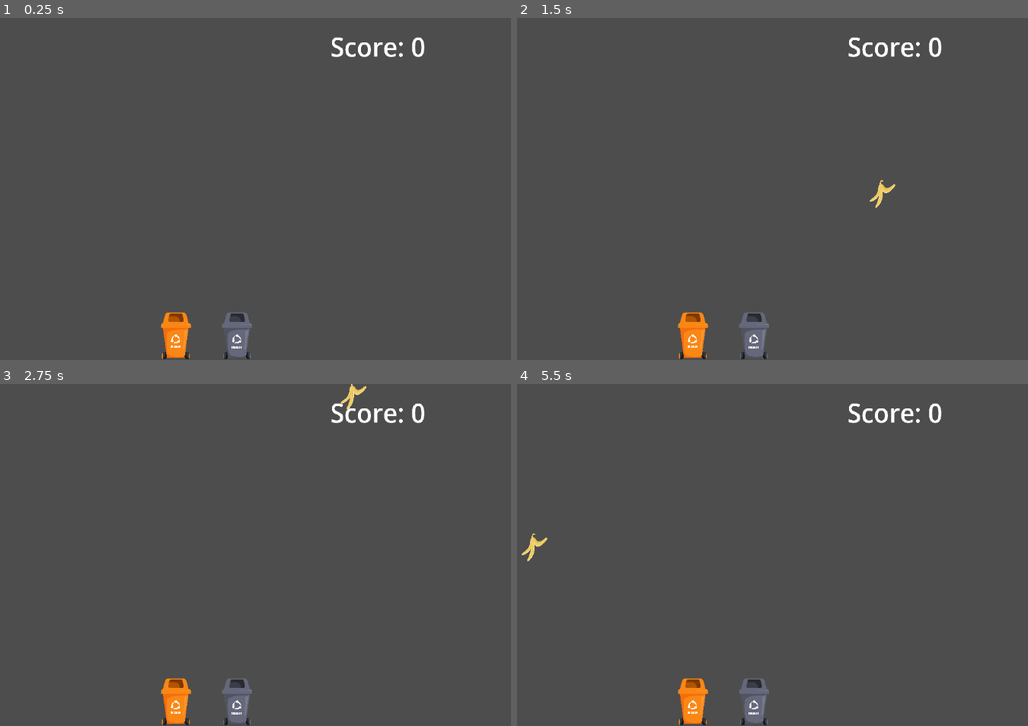
Above: before the commit, frames 1-4 (two rows, left to right).
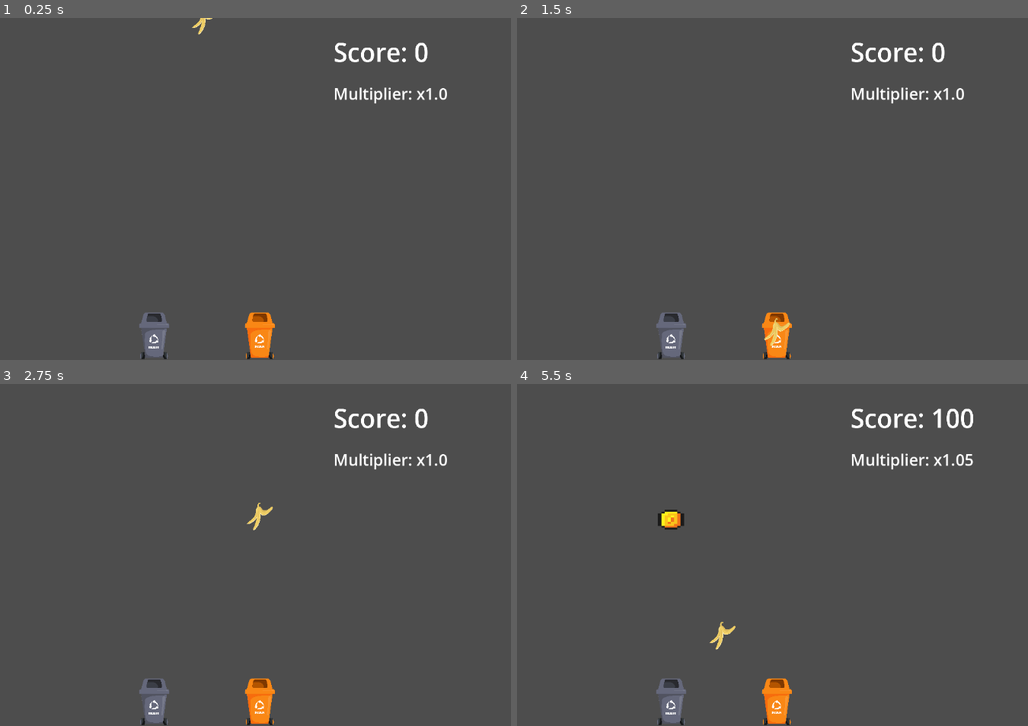
Above: after the commit, the same moments.

Repository: PraiseTheDarkFlo/bin-it
Game: Godot game, scene res://scenes/game.tscn
The game is run twice, just before and just after one commit, with the same random seed, the same clock (stepped at 60 frames per second) and the same inputs.
Inputs:
- Up to frame 1 (0.25 s): no input
- Up to frame 2 (1.5 s): hold Right (right) 0.53-1.28 s; hold Space (down) from 1.28 s (still down)
- Up to frame 3 (2.75 s): release Space (down) at 2.03 s; hold Right (right) from 2.03 s (still down)
- Up to frame 4 (5.5 s): release Right (right) at 3.53 s; hold A (left) 3.53-5.03 s; hold Space (down) from 5.03 s (still down)

The runs differ from the first frame. In frame 1, 3.2% of the frame differs, in the area x 27-88%, y 0-100%; in frame 2, 3.3%; in frame 3, 3.4%; in frame 4, 3.8%, in the area x 0-90%, y 5-100%.

Commit message:
Prototyp V2

Diff:
--- a/scenes/game.tscn
+++ b/scenes/game.tscn
@@ -4,6 +4,7 @@
 [ext_resource type="PackedScene" uid="uid://cv7aen0gn0cpx" path="res://scenes/level.tscn" id="1_yqjtg"]
 
 [node name="Game" type="Node2D"]
+position = Vector2(1, -1)
 
 [node name="Level" parent="." instance=ExtResource("1_yqjtg")]
 
--- a/scenes/garbage_can.tscn
+++ b/scenes/garbage_can.tscn
@@ -35,6 +35,7 @@
 size = Vector2(110.101, 144.696)
 
 [node name="GarbageCan" type="Area2D"]
+collision_layer = 5
 collision_mask = 2
 script = ExtResource("1_xc0qr")
 
--- a/scenes/level.tscn
+++ b/scenes/level.tscn
@@ -12,6 +12,9 @@
 
 [sub_resource type="LabelSettings" id="LabelSettings_mx8sn"]
 font_size = 91
+
+[sub_resource type="LabelSettings" id="LabelSettings_2r41h"]
+font_size = 30
 
 [sub_resource type="WorldBoundaryShape2D" id="WorldBoundaryShape2D_mx8sn"]
 distance = -146.0
@@ -30,15 +33,23 @@
 script = ExtResource("2_w8frs")
 
 [node name="LabelScore" type="Label" parent="LevelState"]
-offset_left = 234.0
-offset_top = -305.0
-offset_right = 825.0
-offset_bottom = -180.0
+offset_left = 240.0
+offset_top = -295.0
+offset_right = 831.0
+offset_bottom = -170.0
 scale = Vector2(0.52479, 0.55547)
 text = "Score: 0"
 label_settings = SubResource("LabelSettings_mx8sn")
 text_overrun_behavior = 1
 script = ExtResource("4_ppgk2")
+
+[node name="LabelMultiplier" type="Label" parent="LevelState"]
+offset_left = 240.0
+offset_top = -202.0
+offset_right = 862.0
+offset_bottom = -92.0
+text = "Multiplier: x1.00"
+label_settings = SubResource("LabelSettings_2r41h")
 
 [node name="PlasticCan" parent="LevelState" instance=ExtResource("4_mx8sn")]
 position = Vector2(-59, 279)
@@ -63,7 +74,7 @@
 script = ExtResource("6_klq6b")
 
 [node name="Timer" type="Timer" parent="LevelState/PowerUps"]
-wait_time = 10.0
+wait_time = 5.0
 autostart = true
 
 [connection signal="timeout" from="LevelState/Timer" to="LevelState" method="_on_timer_timeout"]
--- a/scenes/player.tscn
+++ b/scenes/player.tscn
@@ -7,15 +7,30 @@
 script/source = "extends CharacterBody2D
 
 
-const SPEED: float  = 200.0
+#const SPEED: float  = 200.0
 
 @onready var animated_sprite: AnimatedSprite2D = $AnimatedSprite2D
 
 @onready var level_state: Node = %LevelState
 
+@onready var ray_cast_down: RayCast2D = $RayCastDown
+
 var garbage_type
 
 var garbage
+
+#Valid x-coordinates that the player can moce to. Initial value is only for testing (level manager overwrites this)
+var xPositions = [-50,0,50]
+
+#These Vairables encode whether the player is currently moving and where he is trying to move to. (seperated by axis)
+var movingSide = false
+var movingDown = false
+var sideTarget = 0
+var downTarget = 0
+
+#movement speed for the 2 axis (moveSpeedDown does not include gravity)
+var moveSpeedSide = 2000
+var moveSpeedDown = 3000
 
 func _ready():
 	#The diffrent kindes of items which the player can be.
@@ -30,22 +45,25 @@
 
 
 func _physics_process(delta: float) -> void:
-	velocity += get_gravity() * delta * level_state.fall_speed
+	if !movingDown: #fast drop pauses gravity
+		global_position.y += delta * level_state.fall_speed
 
-	# Get the input direction and handle the movement/deceleration.
-	# As good practice, you should replace UI actions with custom gameplay actions.
+	if Input.is_action_just_pressed(\"right\"):
+		if !movingDown:
+			findClosestRight()
+			movingSide=true
+
+	if Input.is_action_just_pressed(\"left\"):
+		if !movingDown:
+			findClosestLeft()
+			movingSide=true
+
 	if Input.is_action_just_pressed(\"down\"):
-		velocity.y *=2
-	elif Input.is_action_just_released(\"down\"):
-		velocity.y /=2
+		if !movingSide:
+			findClosestDown()
+			movingDown=true
 
-	var direction := Input.get_axis(\"left\", \"right\")
-	if direction:
-		velocity.x = direction * (SPEED + 200)
-	else:
-		velocity.x = move_toward(velocity.x, 0, SPEED)
-
-	move_and_slide()
+	go_there(delta)
 
 #handels the selecting of new items randomly.
 func new_item():
@@ -64,6 +82,49 @@
 	new_item()
 	global_position = level_state.reset_pos
 	velocity.y = 0
+
+#finds the closest valid (x-)position to the right of the current position
+func findClosestRight():
+	sideTarget=global_position.x
+	for x in xPositions:
+		if x>global_position.x:
+			if sideTarget==global_position.x:
+				sideTarget=x
+			elif x<sideTarget:
+				sideTarget=x
+
+
+#finds the closest valid (x-)position to the left of the current position
+func findClosestLeft():
+	sideTarget=global_position.x
+	for x in xPositions:
+		if x<global_position.x:
+			if sideTarget==global_position.x:
+				sideTarget=x
+			elif x>sideTarget:
+				sideTarget=x
+
+#casts a ray down to find nearest bin/power-up
+func findClosestDown():
+	downTarget=global_position.y
+	if ray_cast_down.is_colliding():
+		downTarget=ray_cast_down.get_collision_point().y
+	print(downTarget)
+	print(ray_cast_down.get_collider())
+
+#moves player to target position (linear interpolation)
+func go_there(delta):
+	if movingDown:
+		global_position.y=move_toward(global_position.y,downTarget,delta*moveSpeedDown)
+		if global_position.y==downTarget:
+			movingDown=false
+	elif movingSide:
+		global_position.x=move_toward(global_position.x,sideTarget,delta*moveSpeedSide)
+		if global_position.x==sideTarget:
+			movingSide=false
+
+
+
 
 "
 
@@ -95,7 +156,7 @@
 }]
 
 [sub_resource type="CircleShape2D" id="CircleShape2D_fjrip"]
-radius = 114.039
+radius = 79.1118
 
 [node name="Player" type="CharacterBody2D"]
 z_index = 5
@@ -112,3 +173,9 @@
 [node name="CollisionShape2D" type="CollisionShape2D" parent="."]
 position = Vector2(1, 0)
 shape = SubResource("CircleShape2D_fjrip")
+
+[node name="RayCastDown" type="RayCast2D" parent="."]
+target_position = Vector2(0, 2000)
+collision_mask = 4
+collide_with_areas = true
+collide_with_bodies = false
--- a/scenes/powerUp.tscn
+++ b/scenes/powerUp.tscn
@@ -100,6 +100,7 @@
 
 [node name="PowerUp" type="Area2D"]
 scale = Vector2(0.4, 0.32)
+collision_layer = 5
 collision_mask = 2
 script = ExtResource("1_i64fm")
 
--- a/scripts/level_state.gd
+++ b/scripts/level_state.gd
@@ -2,32 +2,48 @@
 
 @onready var label_score: Label = $LabelScore
 @onready var timer: Timer = $Timer
+@onready var label_multiplier: Label = $LabelMultiplier
+
 
 #enum for the different garbage types is used for the trashcans and for the items to check if they are qual types
 enum garbage_types{ORGANIC,PLASTIC}
 
-var fall_speed = 0.3
+var base_fall_speed = 300
+var fall_speed = 300
 var old_fall_speed = 0
 var item_counter = 0
 var score = 0
 var correct_sorted = 0
-var correct_score = 200
-var streak = 3
-var streak_score = 300
-var streak_count = 0
+var correct_score = 100
+#var streak_score = 100
+var streak = 0
 var reset_pos = Vector2(-3.0,-399.0)
 
+var multiplier = 1
+
+var trashCanHeight = 100
+var trashCanPositions = [-100, 100]
+
 signal slowdown
+signal streak_up
 
 func _ready():
 	#init the diffrent garbagecans with their type and sprite
 	$OrganicCan.garbage_type = garbage_types.ORGANIC
 	$OrganicCan.animated_sprite.play("Organic")
+	$OrganicCan.global_position.x=trashCanPositions[0]
 	$PlasticCan.garbage_type = garbage_types.PLASTIC
+	$PlasticCan.global_position.x=trashCanPositions[1]
 	$PlasticCan.animated_sprite.play("Plastic")
+	#$PlasticCan.animated_sprite.play("coin")
+	$Player.xPositions=trashCanPositions
+	$PowerUps.xPositions=trashCanPositions
+
+
 
 	#connect the function _activated_slowdown to the signal slowdown
 	slowdown.connect(_activated_slowdown)
+	streak_up.connect(_activated_streak)
 
 
 #methode which handels the slowdown effect
@@ -37,27 +53,32 @@
 	fall_speed = 0.1
 	timer.start()
 
+func _activated_streak():
+	streak+=4
+
 #called every frame i think
 func _process(delta: float) -> void:
+
+	multiplier = 1+(0.05*streak)
+	fall_speed=base_fall_speed*multiplier
+
+	label_score.text = "Score: " + str(score)
+	label_multiplier.text = "Multiplier: x" + str(multiplier)
+
 	if (item_counter % 10) == 0 and item_counter != 0:
 		fall_speed += 0.003
 
 #adds the right score fore a right sorted item
 func add_score():
-	if streak_count >= streak:
-		score += streak_score
-	else:
-		score += correct_score
+	score+=int(correct_score*multiplier)
 
-	streak_count += 1
+	streak += 1
 	correct_sorted += 1
 
-	label_score.text = "Score: " + str(score)
-	print(streak_count)
 
 #methode which resets the streak
 func reset_streak():
-	streak_count = 0
+	streak = 0
 
 
 #timer that handels when the slow effect should stop
--- a/scripts/player.gd
+++ b/scripts/player.gd
@@ -20,7 +20,8 @@
 
 
 func _physics_process(delta: float) -> void:
-	velocity += get_gravity() * delta * level_state.fall_speed
+	#velocity += get_gravity() * delta * level_state.fall_speed
+	velocity.y += delta * level_state.fall_speed
 
 	# Get the input direction and handle the movement/deceleration.
 	# As good practice, you should replace UI actions with custom gameplay actions.
--- a/scripts/power_ups.gd
+++ b/scripts/power_ups.gd
@@ -4,29 +4,37 @@
 var PowerUpScene = preload("res://scenes/powerUp.tscn")
 
 #spawnfield of the powerups
-var min_spawn = Vector2(-255,-255)
-var max_spawn = Vector2(185,169)
+var min_spawn = -200
+var max_spawn = 150
+
+var xPositions = [0,100]
 
 #the diffrent powerups or downs
 var powerups = {
 	"slow": {
-		"chance": 0.5, #chance to spawn
+		"chance": 0.0, #chance to spawn
 		"lower_bound": 0, #starts spawning after 0 items
 		"sprite": null, #sprite for the power_up
 		"action": func(): level_state.slowdown.emit() #the function which gots called if the power_up takes action
 	},
 	"speed": {
-		"chance": 0.05,
+		"chance": 0.0,
 		"lower_bound": 30,
 		"sprite": null,
 		"action": func(): print("speed!")
+	},
+	"streak": {
+		"chance": 1.0,
+		"lower_bound": 0,
+		"sprite": null,
+		"action": func(): level_state.streak_up.emit()
 	}
 }
 
 #random selects a point in the spawnfield for the new powerup to spawn
 func random_spawn() -> Vector2:
-	var x = randf_range(min_spawn.x, max_spawn.x)
-	var y = randf_range(min_spawn.y, max_spawn.y)
+	var x = xPositions.pick_random()
+	var y = randf_range(min_spawn, max_spawn)
 	return Vector2(x, y)
 
 #calculatios if a powerup should spawn and if spawns it at a random position
Not shown: 1 places in scenes/level.tscn that only renumber resources
